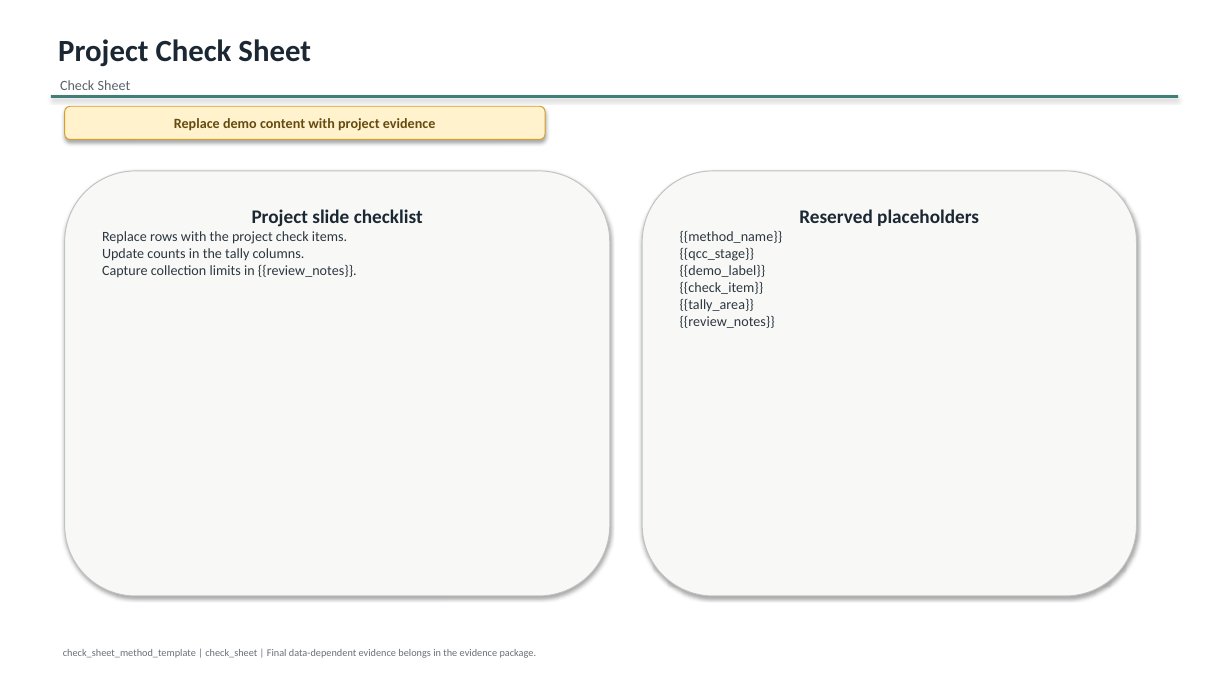
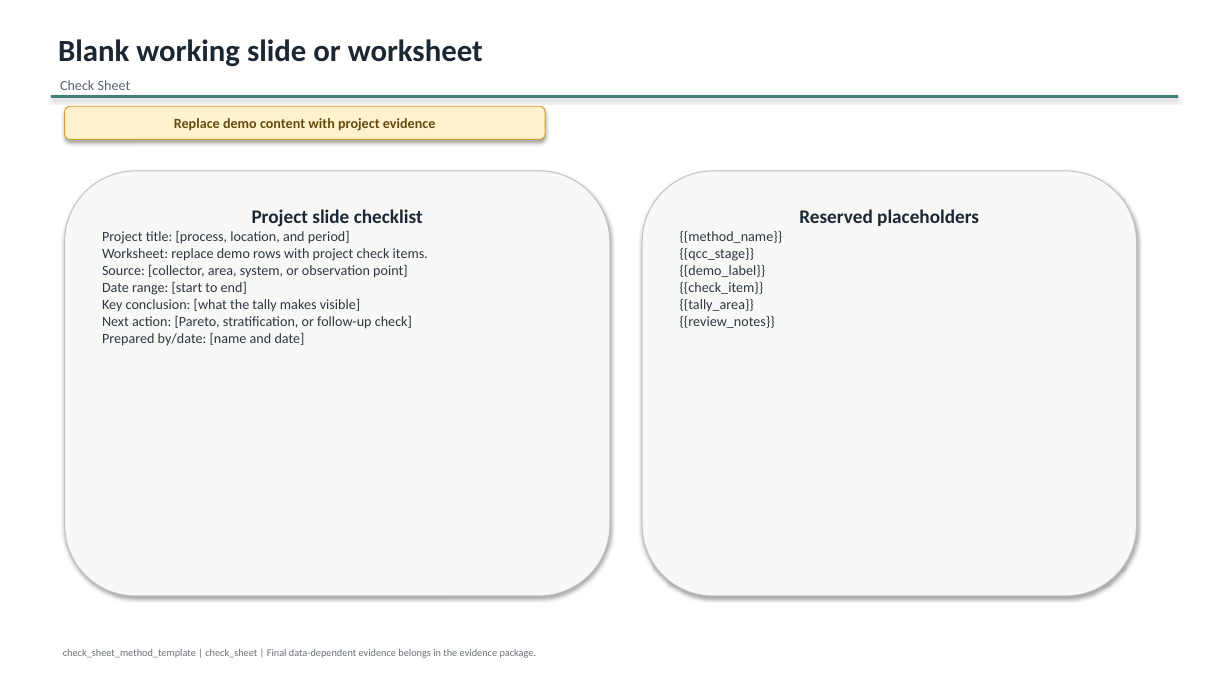
Before and after one commit to xiongxianfei/qcc-toolkit, a slide deck: slide 10 of templates/ppt/methods/check-sheet-template.pptx (slide 4 before the commit). Drawn at 1232x693 pixels with LibreOffice and Linux fonts; fonts in the diff are those of the drawing. Boxes give left, top, right and bottom in pixels: in the first picture for what was removed or moved away, otherwise in the second. Text is boxed around its words. In the diff, an @@ line names an element or a change of style, - is before the commit and + after.

```diff
--- a/templates/ppt/methods/check-sheet-template.pptx
+++ b/templates/ppt/methods/check-sheet-template.pptx
@@ text at [58,39,483,67]: text changed @@
-Project Check Sheet
+Blank working slide or worksheet
@@ text in rounded rectangle at [102,230,428,346]: text changed @@
-Replace rows with the project check items.
-Update counts in the tally columns.
-Capture collection limits in {{review_notes}}.
+Project title: [process, location, and period]
+Worksheet: replace demo rows with project check items.
+Source: [collector, area, system, or observation point]
+Date range: [start to end]
+Key conclusion: [what the tally makes visible]
+Next action: [Pareto, stratification, or follow-up check]
+Prepared by/date: [name and date]
```
Also in this commit, not shown: 1 other slide changed, 6 slides added, 19 other files.
